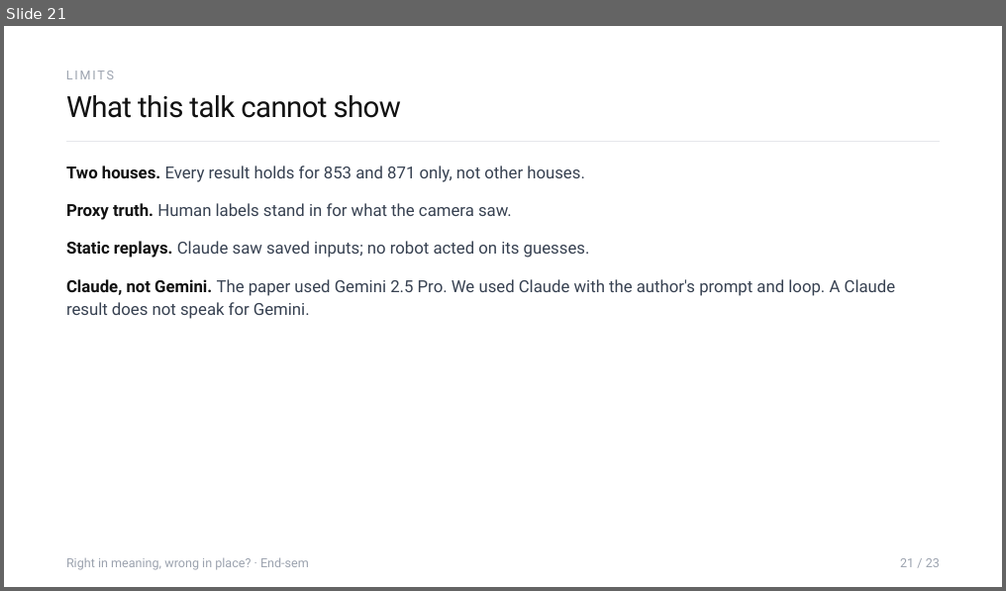
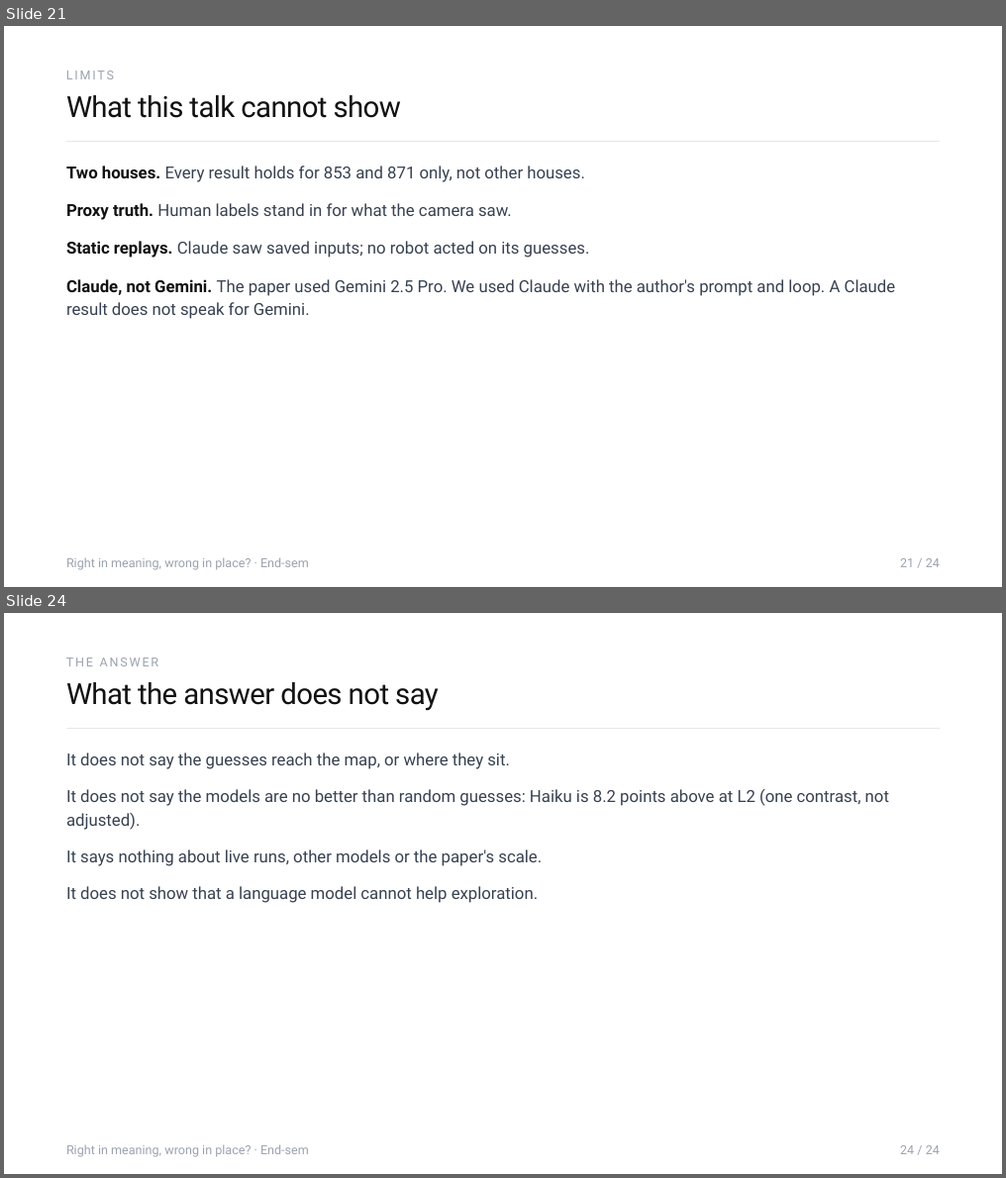
Before and after one commit to Sher110106/validity-aware-active-semantic-exploration, a slide deck: docs/endsem_2026-11/ASP_Endsem.pptx. Shown one above the other, each under a label of ours: slide 21 before the commit, slides 21 and 24 after it; the slides between them are not shown. The pictures are 1006x591 and 1006x1178 pixels, drawn with LibreOffice and Linux fonts; fonts in the diff are those of the drawing. Boxes give left, top, right and bottom in pixels: in the first picture for what was removed or moved away, otherwise in the second. Text is boxed around its words. In the diff, an @@ line names an element or a change of style, - is before the commit and + after.

```diff
--- a/docs/endsem_2026-11/ASP_Endsem.pptx
+++ b/docs/endsem_2026-11/ASP_Endsem.pptx
@@ slide 24 added at box(4, 613, 1002, 1174), background #FFFFFF @@
@@ text added at box(66, 658, 158, 666), 12 pt, text #9CA3AF @@
+THE ANSWER
@@ text added at box(66, 682, 439, 711), 28 pt, text #111111 @@
+What the answer does not say
@@ line added from (66, 728) to (940, 728), #E5E7EB 0.5 pt @@
@@ text added at box(66, 753, 510, 769), 16 pt, text #374151 @@
+It does not say the guesses reach the map, or where they sit.
@@ text added at box(66, 789, 889, 830), 16 pt, text #374151 @@
+It does not say the models are no better than random guesses: Haiku is 8.2 points above at L2 (one contrast, not adjusted).
@@ text added at box(66, 850, 542, 866), 16 pt, text #374151 @@
+It says nothing about live runs, other models or the paper's scale.
@@ text added at box(66, 886, 538, 903), 16 pt, text #374151 @@
+It does not show that a language model cannot help exploration.
@@ text added at box(66, 1145, 309, 1157), 12 pt, text #9CA3AF @@
+Right in meaning, wrong in place? · End-sem
@@ text added at box(900, 1146, 940, 1155), 12 pt, text #9CA3AF @@
+24 / 24
@@ slide 21 changed as well @@
@@ text at box(900, 559, 940, 568): text changed @@
-21 / 23
+21 / 24
```
Also in this commit, not shown: 24 other slides changed, 1 other slide added, 6 other files.
